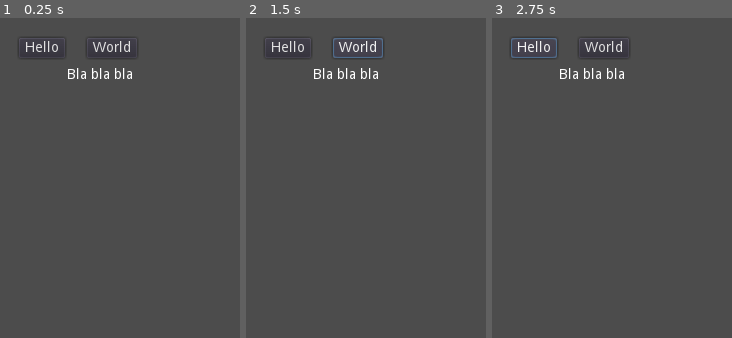
Above: before the commit, frames 1-3 (left to right).
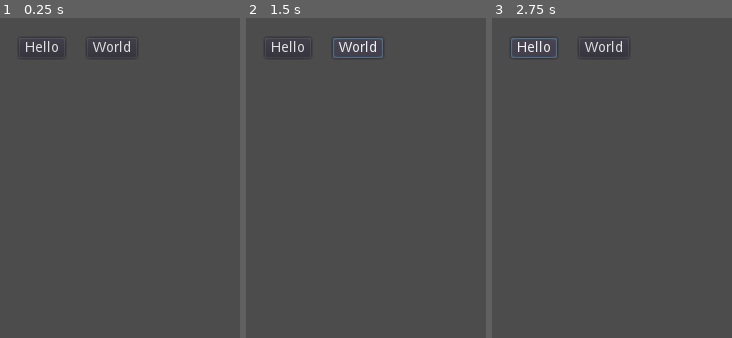
Above: after the commit, the same moments.

Repository: ponyatov/godmode
Game: Godot game, scene res://tut0.tscn
Same seed, same stepped clock (60 frames per second), same inputs: the game is played once before the commit and once after it.
Inputs:
- Up to frame 1 (0.25 s): no input
- Up to frame 2 (1.5 s): click "Hello" at 0.5 s; click "World" at 1.25 s
- Up to frame 3 (2.75 s): click "Hello" at 2 s

The runs differ from the first frame. In frame 1, 0.4% of the frame differs, in the area x 28-55%, y 15-20%; in frame 2, 0.4%; in frame 3, 0.4%.

Commit message:
Signed-off-by: Dmitry Ponyatov <dponyatov@gmail.com>

Diff:
--- a/workout/tut0.tscn
+++ b/workout/tut0.tscn
@@ -1,4 +1,11 @@
-[gd_scene format=2]
+[gd_scene load_steps=3 format=2]
+
+[ext_resource path="res://chadwickcyrillic.otf" type="DynamicFontData" id=1]
+
+[sub_resource type="DynamicFont" id=1]
+size = 11
+use_filter = true
+font_data = ExtResource( 1 )
 
 [node name="Node2D" type="Node2D"]
 
@@ -25,8 +32,9 @@
 [node name="Label" type="Label" parent="."]
 margin_left = 66.8174
 margin_top = 50.0333
-margin_right = 93.8174
-margin_bottom = 64.0333
+margin_right = 132.817
+margin_bottom = 81.0333
+custom_fonts/font = SubResource( 1 )
 text = "Bla bla bla
 на русском языке"
 __meta__ = {
Not shown, added: font/CascadiaCode_2005.15.zip
Not shown, added: font/ubuntu.zip
